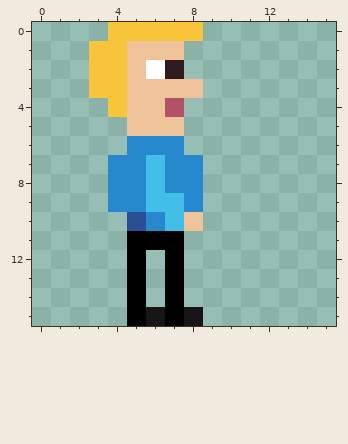
Two states of a pixel-art sprite, Asset/Player/Idle/2.png. The picture above is the old version.
The file is 16x16 pixels. Colours within 5 levels of each other are drawn and written as one.
After:
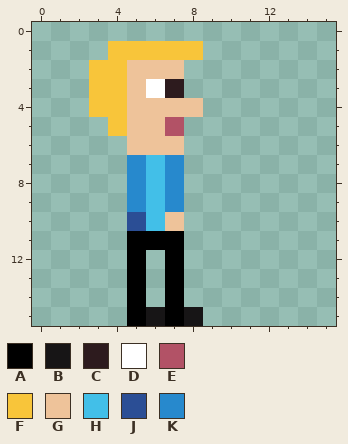
Palette (. is transparent): A #000000  B #171516  C #2d1b1e  D #ffffff  E #b25266  F #f8c53a  G #eec39a  H #42bfe8  J #2b4e95  K #2789cd
The exact change:
y 0: x 4..8 FFFFF -> .....
y 1: x 3 F -> .; x 5..8 GGG. -> FFFF
y 2: x 6..7 DC -> GG
y 3: x 6..8 GGG -> DC.
y 4: x 3 . -> F; x 7..8 E. -> GG
y 5: x 4 . -> F; x 7 G -> E
y 6: x 5..7 KKK -> GGG
y 7..8: x 4 K -> .; x 8 K -> .
y 9: x 4 K -> .; x 7..8 HK -> K.
y 10: x 6..8 KHG -> HG.
Changed places in both pictures, as pixel boxes (x1, y1, x2, y2):
changed: (89, 22, 203, 231)
